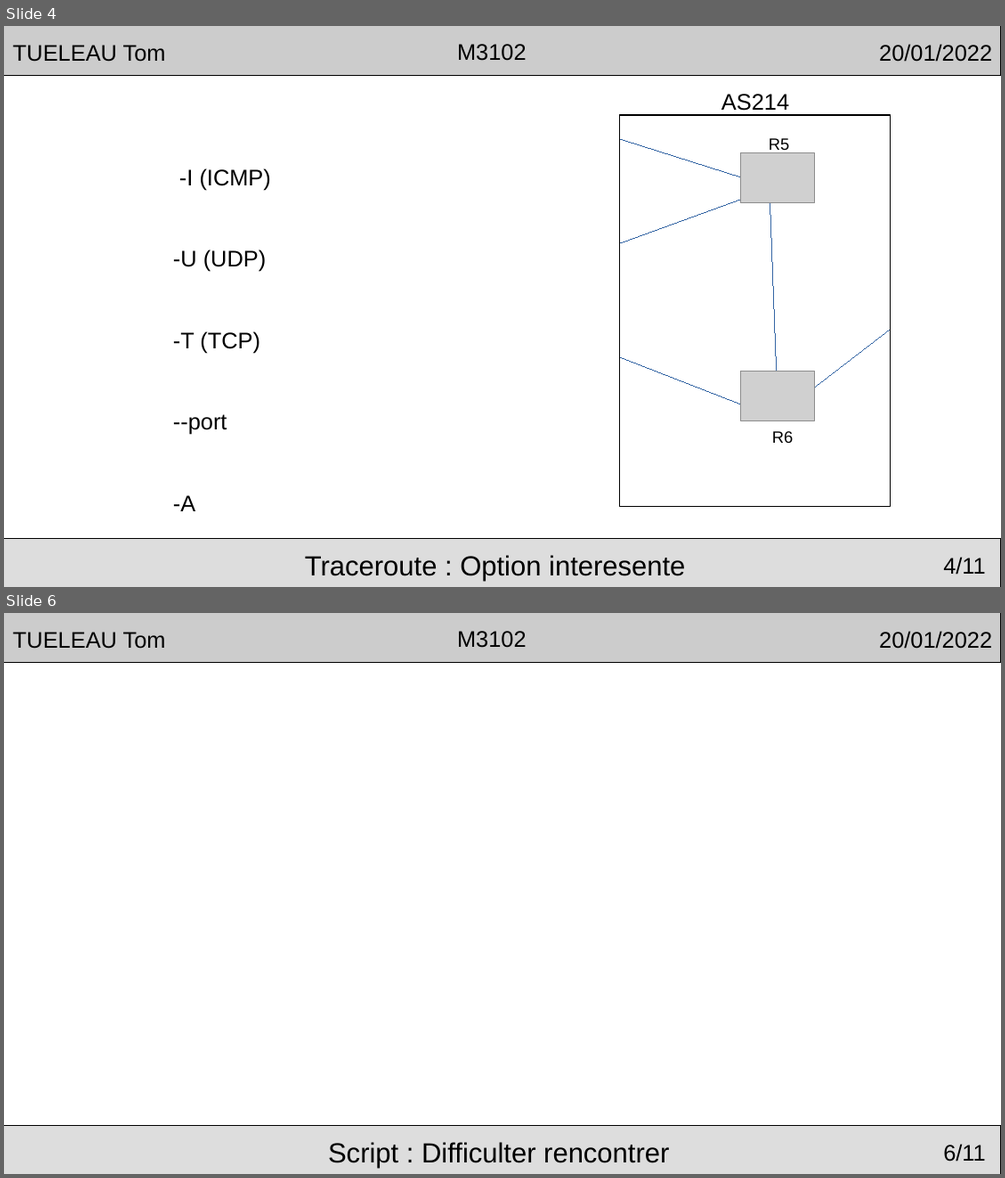
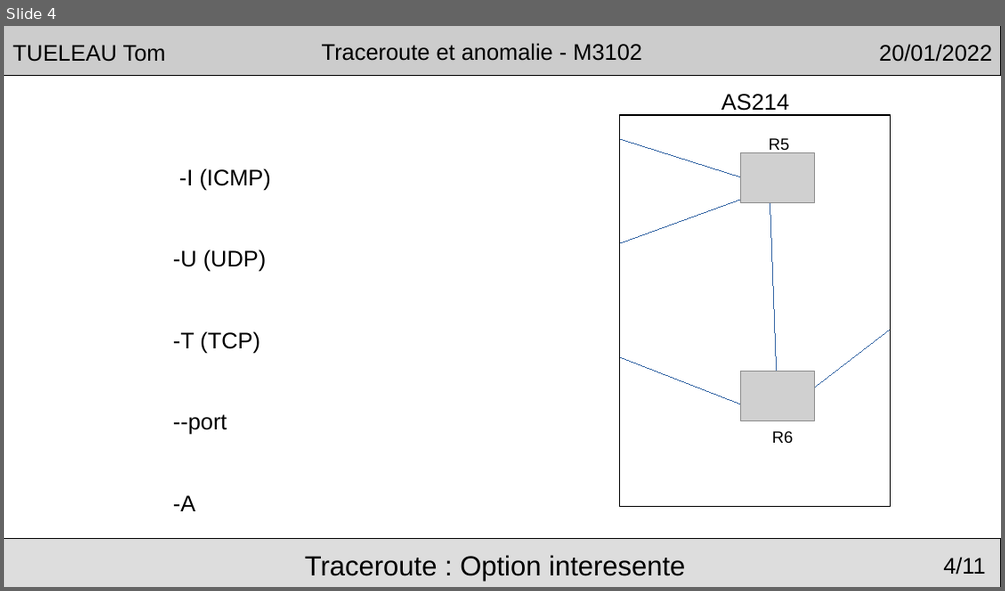
Before and after one commit to Arakio34/tomtraceroute, a slide deck: rfc/presentationM3102.odp. Shown one above the other, each under a label of ours: slides 4 and 6 before the commit, slide 4 after it; the slides between them are not shown. The pictures are 1005x1178 and 1005x591 pixels, drawn with LibreOffice and Linux fonts; fonts in the diff are those of the drawing; grey boxes stand for pictures; background and template pictures are left out. Boxes give left, top, right and bottom in pixels: in the first picture for what was removed or moved away, otherwise in the second. Text is boxed around its words. In the diff, an @@ line names an element or a change of style, - is before the commit and + after.

```diff
--- a/rfc/presentationM3102.odp
+++ b/rfc/presentationM3102.odp
@@ slide 6 removed at box(4, 613, 1001, 1174), background #FFFFFF; not listed: 5 template elements that a slide beside it also shows @@
@@ text removed at box(328, 1142, 669, 1168) @@
-Script : Difficulter rencontrer
@@ slide 4 changed as well @@
@@ text in rectangle at box(322, 43, 642, 61): text changed @@
-M3102
+Traceroute et anomalie - M3102
```
Also in this commit, not shown: 8 other slides changed, 2 slides added, 1 other slide removed.
